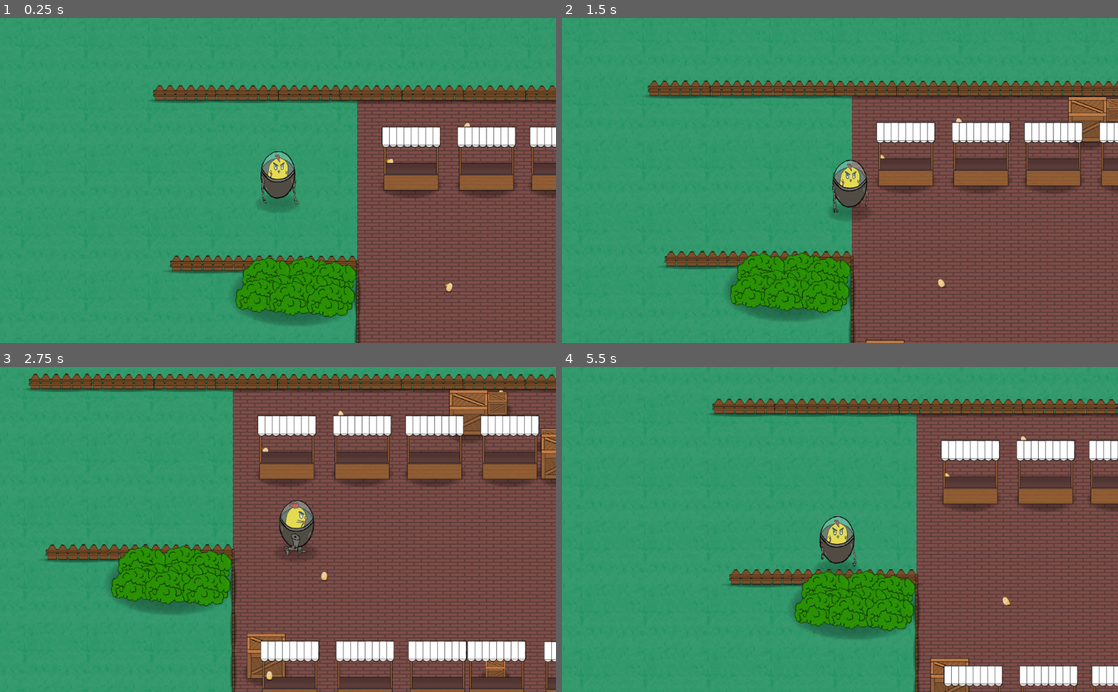
Above: before the commit, frames 1-4 (two rows, left to right).
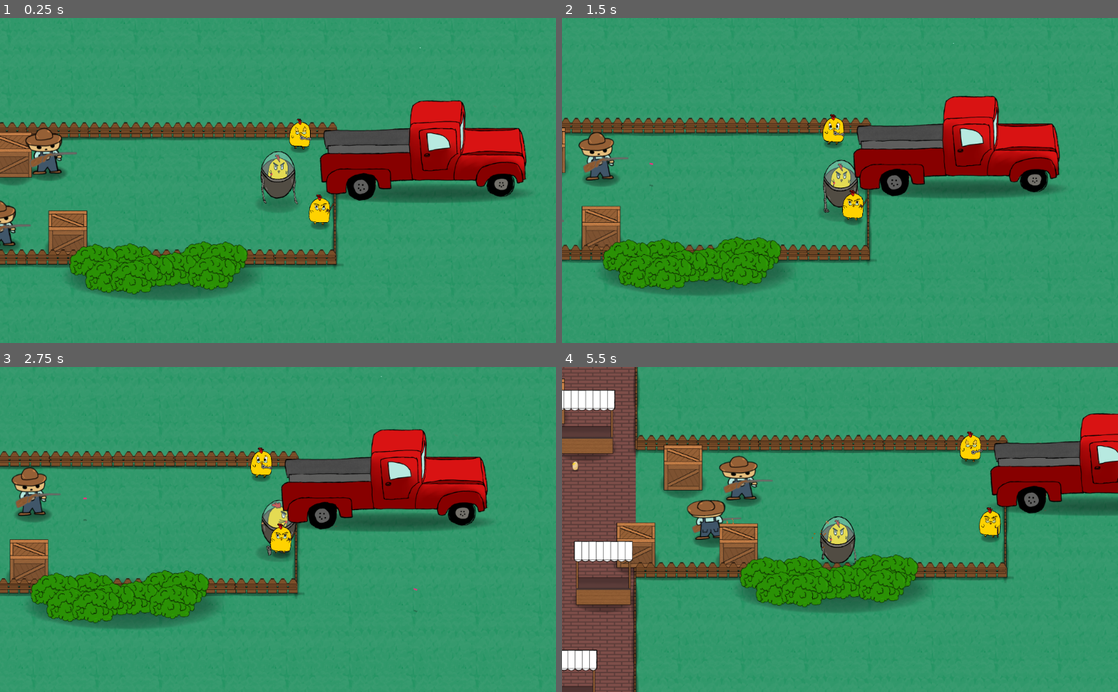
Above: after the commit, the same moments.

Repository: CiaranWoodward/LD46
Game: Godot game, scene res://Levels/MarketLevel.tscn
Two runs of this game, one before a commit and one after it. Both use one fixed random seed, a clock stepped at 60 frames per second and the inputs below. This scene is started directly instead of the project's main scene.
Inputs (mouse positions are in pixels of both pictures, inside the frame that each line leads up to):
- Up to frame 1 (0.25 s): no input
- Up to frame 2 (1.5 s): tap Enter (ui_accept) at 0.5, 0.77 s; move the mouse to (962, 164) at 0.52 s; hold Right (player_right) 0.53-1.28 s; click (962, 164) at 0.6 s; move the mouse to (728, 196) at 1.27 s; hold S (player_down) from 1.28 s (still down); right-click (728, 196) at 1.35 s
- Up to frame 3 (2.75 s): tap Enter (ui_accept) at 1.52 s; move the mouse to (333, 458) at 2.02 s; release S (player_down) at 2.03 s; hold Right (player_right) from 2.03 s (still down); click (333, 458) at 2.1 s
- Up to frame 4 (5.5 s): move the mouse to (812, 594) at 2.77 s; release Right (player_right) at 2.78 s; hold W (player_up) 2.78-3.53 s; right-click (812, 594) at 2.85 s; click (812, 594) at 2.92 s; tap Enter (ui_accept) at 3.02, 3.77, 4.52 s; move the mouse to (1006, 578) at 3.52 s; hold A (player_left) 3.53-5.03 s; click (1006, 578) at 3.6 s; move the mouse to (673, 480) at 4.27 s; right-click (673, 480) at 4.35 s; move the mouse to (867, 529) at 5.02 s; hold S (player_down) from 5.03 s (still down); click (867, 529) at 5.1 s

The runs differ from the first frame. In frame 1, 47% of the frame differs, in the area x 0-100%, y 1-100%; in frame 2, 53%; in frame 3, 69%; in frame 4, 61%.

Commit message:
added npc and truck to market and batteryfarm level

Diff:
--- a/Levels/BatteryFarmLevel.tscn
+++ b/Levels/BatteryFarmLevel.tscn
@@ -9,8 +9,12 @@
 [ext_resource path="res://Scenery/Cage.tscn" type="PackedScene" id=7]
 [ext_resource path="res://Scenery/Crate.tscn" type="PackedScene" id=8]
 [ext_resource path="res://Scenery/SmallCrate.tscn" type="PackedScene" id=9]
+[ext_resource path="res://Chicks/GuideChick.tscn" type="PackedScene" id=10]
+[ext_resource path="res://Scenery/Truck.tscn" type="PackedScene" id=11]
+[ext_resource path="res://Chicks/MechChick.tscn" type="PackedScene" id=12]
 
 [node name="BatteryFarmLevel" type="Node2D"]
+position = Vector2( -273.98, -47.8173 )
 
 [node name="Bottom" type="Node2D" parent="."]
 z_index = -1000
@@ -35,10 +39,21 @@
 "_edit_use_anchors_": false
 }
 
+[node name="TextureRect2" type="TextureRect" parent="Bottom"]
+margin_left = 2880.0
+margin_top = 600.0
+margin_right = 3840.0
+margin_bottom = 1072.0
+texture = ExtResource( 2 )
+stretch_mode = 2
+__meta__ = {
+"_edit_use_anchors_": false
+}
+
 [node name="YSort" type="YSort" parent="."]
 
 [node name="Player" parent="YSort" instance=ExtResource( 1 )]
-position = Vector2( 2976, 888 )
+position = Vector2( 3893.49, 675.744 )
 
 [node name="Camera2D" type="Camera2D" parent="YSort/Player"]
 current = true
@@ -48,6 +63,9 @@
 [node name="WallFront" parent="YSort" instance=ExtResource( 6 )]
 position = Vector2( 499.856, -43.1694 )
 
+[node name="WallFront10" parent="YSort" instance=ExtResource( 6 )]
+position = Vector2( -415.799, -44.1394 )
+
 [node name="WallFront2" parent="YSort" instance=ExtResource( 6 )]
 position = Vector2( 1459.28, -43.1694 )
 
@@ -66,8 +84,11 @@
 [node name="WallFront7" parent="YSort" instance=ExtResource( 6 )]
 position = Vector2( 2420.36, 1627.54 )
 
-[node name="SideWallFront" parent="YSort" instance=ExtResource( 4 )]
-position = Vector2( 2882.11, 575.842 )
+[node name="WallFront8" parent="YSort" instance=ExtResource( 6 )]
+position = Vector2( 3345.15, 1268.91 )
+
+[node name="WallFront9" parent="YSort" instance=ExtResource( 6 )]
+position = Vector2( 3343.8, 596.946 )
 
 [node name="SideWallFront2" parent="YSort" instance=ExtResource( 4 )]
 position = Vector2( 1959.57, 1218.86 )
@@ -96,6 +117,9 @@
 [node name="SideWall17" parent="YSort" instance=ExtResource( 3 )]
 position = Vector2( 38.873, 667.087 )
 
+[node name="SideWall20" parent="YSort" instance=ExtResource( 3 )]
+position = Vector2( 38.7086, 387.714 )
+
 [node name="SideWall10" parent="YSort" instance=ExtResource( 3 )]
 position = Vector2( 2881.22, 1631.83 )
 
@@ -127,7 +151,7 @@
 position = Vector2( 1960.34, 2265.81 )
 
 [node name="SideWall7" parent="YSort" instance=ExtResource( 3 )]
-position = Vector2( 2882.83, 285.376 )
+position = Vector2( 3806.44, 961.8 )
 
 [node name="Cage" parent="YSort" instance=ExtResource( 7 )]
 position = Vector2( 1368, 104 )
@@ -393,6 +417,42 @@
 [node name="Crate20" parent="YSort" instance=ExtResource( 8 )]
 position = Vector2( 2768, 440 )
 
+[node name="Crate21" parent="YSort" instance=ExtResource( 8 )]
+position = Vector2( 3696, 968 )
+
+[node name="Crate22" parent="YSort" instance=ExtResource( 8 )]
+position = Vector2( 3696, 872 )
+
+[node name="Crate23" parent="YSort" instance=ExtResource( 8 )]
+position = Vector2( 3568, 968 )
+
+[node name="Crate24" parent="YSort" instance=ExtResource( 8 )]
+position = Vector2( 3568, 872 )
+
+[node name="Crate28" parent="YSort" instance=ExtResource( 8 )]
+position = Vector2( 3448, 968 )
+
+[node name="Crate27" parent="YSort" instance=ExtResource( 8 )]
+position = Vector2( 3448, 872 )
+
+[node name="Crate26" parent="YSort" instance=ExtResource( 8 )]
+position = Vector2( 3320, 968 )
+
+[node name="Crate25" parent="YSort" instance=ExtResource( 8 )]
+position = Vector2( 3320, 872 )
+
+[node name="Crate32" parent="YSort" instance=ExtResource( 8 )]
+position = Vector2( 3192, 968 )
+
+[node name="Crate31" parent="YSort" instance=ExtResource( 8 )]
+position = Vector2( 3192, 872 )
+
+[node name="Crate30" parent="YSort" instance=ExtResource( 8 )]
+position = Vector2( 3064, 968 )
+
+[node name="Crate29" parent="YSort" instance=ExtResource( 8 )]
+position = Vector2( 3064, 872 )
+
 [node name="Crate19" parent="YSort" instance=ExtResource( 8 )]
 position = Vector2( 2624, 440 )
 
@@ -500,3 +560,21 @@
 
 [node name="SmallCrate23" parent="YSort" instance=ExtResource( 9 )]
 position = Vector2( 2104, 400 )
+
+[node name="Truck" parent="YSort" instance=ExtResource( 11 )]
+position = Vector2( 4118.85, 668.728 )
+
+[node name="Truck2" parent="YSort" instance=ExtResource( 11 )]
+position = Vector2( -268.974, 197.584 )
+
+[node name="GuideChick" parent="YSort" instance=ExtResource( 10 )]
+position = Vector2( 3631.34, 620.167 )
+
+[node name="GuideChick2" parent="YSort" instance=ExtResource( 10 )]
+position = Vector2( -39.5322, 95.4538 )
+
+[node name="MechChick" parent="YSort" instance=ExtResource( 12 )]
+position = Vector2( 3550.4, 626.819 )
+
+[node name="MechChick2" parent="YSort" instance=ExtResource( 12 )]
+position = Vector2( -41.0762, 30.5847 )
--- a/Levels/MarketLevel.tscn
+++ b/Levels/MarketLevel.tscn
@@ -13,6 +13,9 @@
 [ext_resource path="res://Scenery/Graphics/Shadow_@0.5x.png" type="Texture" id=11]
 [ext_resource path="res://LevelNavMesh.gd" type="Script" id=12]
 [ext_resource path="res://Enemies/Farmer.tscn" type="PackedScene" id=13]
+[ext_resource path="res://Chicks/GuideChick.tscn" type="PackedScene" id=14]
+[ext_resource path="res://Scenery/Truck.tscn" type="PackedScene" id=15]
+[ext_resource path="res://Chicks/MechChick.tscn" type="PackedScene" id=16]
 
 [sub_resource type="NavigationPolygon" id=1]
 vertices = PoolVector2Array( 1000, 1280, 600, 1200, 4520, 1200, 1040, 1280, 4400, 1600, 2280, 1600, 3440, 1520, 4400, 1 …(795 unchanged characters)…
@@ -67,7 +70,7 @@
 }
 
 [node name="Player" parent="YSort" instance=ExtResource( 2 )]
-position = Vector2( 280, 480 )
+position = Vector2( 6442.08, 1921.13 )
 
 [node name="Camera2D" type="Camera2D" parent="YSort/Player"]
 current = true
@@ -1277,6 +1280,33 @@
 [node name="Farmer8" parent="YSort" instance=ExtResource( 13 )]
 position = Vector2( 1480, 1360 )
 
+[node name="Truck" parent="YSort" instance=ExtResource( 15 )]
+position = Vector2( -241.599, 491.543 )
+
+[node name="Truck2" parent="YSort" instance=ExtResource( 15 )]
+position = Vector2( 6853.2, 1825.34 )
+
+[node name="GuideChick" parent="YSort" instance=ExtResource( 14 )]
+position = Vector2( -20.9294, 604.754 )
+
+[node name="GuideChick2" parent="YSort" instance=ExtResource( 14 )]
+position = Vector2( 6557.93, 1981.77 )
+
+[node name="MechChick" parent="YSort" instance=ExtResource( 16 )]
+position = Vector2( -38.5124, 382.357 )
+
+[node name="MechChick2" parent="YSort" instance=ExtResource( 16 )]
+position = Vector2( 6502.46, 1776.03 )
+
+[node name="FenceSide21" parent="YSort" instance=ExtResource( 4 )]
+position = Vector2( -63.8822, 302.155 )
+
+[node name="FenceSide22" parent="YSort" instance=ExtResource( 4 )]
+position = Vector2( 6599.26, 2073.07 )
+
+[node name="FenceSide23" parent="YSort" instance=ExtResource( 4 )]
+position = Vector2( 6599.26, 1956.54 )
+
 [node name="LevelNavMesh" type="Navigation2D" parent="."]
 script = ExtResource( 12 )
 
--- /dev/null
+++ b/Scenery/ChickInCage.tscn
@@ -0,0 +1,58 @@
+[gd_scene load_steps=9 format=2]
+
+[ext_resource path="res://Scenery/Graphics/Shadow_@0.5x.png" type="Texture" id=1]
+[ext_resource path="res://Scenery/Graphics/BatteryFarm/CageFront_@0.5x.png" type="Texture" id=2]
+[ext_resource path="res://Scenery/Graphics/BatteryFarm/CageBack_@0.5x.png" type="Texture" id=3]
+[ext_resource path="res://Chicks/Graphics/Cage0.png" type="Texture" id=4]
+[ext_resource path="res://Chicks/Graphics/Cage1.png" type="Texture" id=5]
+
+[sub_resource type="SpriteFrames" id=2]
+animations = [ {
+"frames": [ ExtResource( 4 ), ExtResource( 4 ), ExtResource( 4 ), ExtResource( 5 ), ExtResource( 4 ), ExtResource( 5 ) ],
+"loop": true,
+"name": "default",
+"speed": 5.0
+} ]
+
+[sub_resource type="RectangleShape2D" id=1]
+extents = Vector2( 74.6921, 44.0648 )
+
+[sub_resource type="Animation" id=3]
+resource_name = "Move"
+
+[node name="ChickInCage" type="RigidBody2D"]
+collision_layer = 64
+collision_mask = 86
+mode = 2
+mass = 10.0
+
+[node name="Shadow_05x" type="Sprite" parent="."]
+position = Vector2( 0, 58.3196 )
+scale = Vector2( 1.87388, 2.29451 )
+texture = ExtResource( 1 )
+
+[node name="Position2D" type="Position2D" parent="."]
+position = Vector2( 0, 60 )
+
+[node name="CageBack_05x" type="Sprite" parent="."]
+position = Vector2( 0.568787, 44.6052 )
+texture = ExtResource( 3 )
+
+[node name="AnimatedSprite" type="AnimatedSprite" parent="."]
+position = Vector2( -26.1648, 35.8343 )
+scale = Vector2( 0.5, 0.5 )
+frames = SubResource( 2 )
+frame = 3
+speed_scale = 0.3
+playing = true
+
+[node name="CageFront_05x" type="Sprite" parent="."]
+position = Vector2( 0.568787, -3.4128 )
+texture = ExtResource( 2 )
+
+[node name="CollisionShape2D" type="CollisionShape2D" parent="."]
+visible = false
+shape = SubResource( 1 )
+
+[node name="AnimationPlayer" type="AnimationPlayer" parent="."]
+anims/Move = SubResource( 3 )
--- a/Scenery/Truck.tscn
+++ b/Scenery/Truck.tscn
@@ -1,16 +1,22 @@
-[gd_scene load_steps=5 format=2]
+[gd_scene load_steps=7 format=2]
 
 [ext_resource path="res://Scenery/Truck_Front_@0.5x.png" type="Texture" id=1]
 [ext_resource path="res://Scenery/Truck_@0.5x.png" type="Texture" id=2]
 [ext_resource path="res://Scenery/Graphics/Shadow_@0.5x.png" type="Texture" id=3]
 
 [sub_resource type="RectangleShape2D" id=1]
-extents = Vector2( 268.596, 50.8513 )
+extents = Vector2( 200.543, 50.8513 )
+
+[sub_resource type="RectangleShape2D" id=2]
+extents = Vector2( 128.869, 21.1674 )
+
+[sub_resource type="RectangleShape2D" id=3]
+extents = Vector2( 115.837, 4.5159 )
 
 [node name="Truck" type="StaticBody2D"]
 
 [node name="Shadow_05x" type="Sprite" parent="."]
-position = Vector2( 0, 58.47 )
+position = Vector2( -4.34387, 130.144 )
 scale = Vector2( 5.67296, 1 )
 texture = ExtResource( 3 )
 
@@ -18,14 +24,22 @@
 position = Vector2( 0, 60 )
 
 [node name="Truck_05x" type="Sprite" parent="."]
-position = Vector2( 11.8439, -129.935 )
-z_index = -10
+position = Vector2( 7.50003, -58.2608 )
 texture = ExtResource( 2 )
 
 [node name="Truck_Front_05x" type="Sprite" parent="."]
-position = Vector2( 12.3067, -130.161 )
-z_index = 10
+position = Vector2( 7.96283, -58.4868 )
+z_index = 1
 texture = ExtResource( 1 )
 
 [node name="CollisionShape2D" type="CollisionShape2D" parent="."]
+position = Vector2( 55.7465, 3.61993 )
 shape = SubResource( 1 )
+
+[node name="CollisionShape2D2" type="CollisionShape2D" parent="."]
+position = Vector2( -161.448, 51.4026 )
+shape = SubResource( 2 )
+
+[node name="CollisionShape2D3" type="CollisionShape2D" parent="."]
+position = Vector2( -167.964, -44.1628 )
+shape = SubResource( 3 )
Binary file added: Chicks/Graphics/Cage0.png
Not shown, added: Chicks/Graphics/Cage0.png.import
Binary file added: Chicks/Graphics/Cage1.png
Not shown, added: Chicks/Graphics/Cage1.png.import
Not shown: 1 places in Levels/BatteryFarmLevel.tscn that only renumber resources
Not shown: 1 places in Levels/MarketLevel.tscn that only renumber resources
